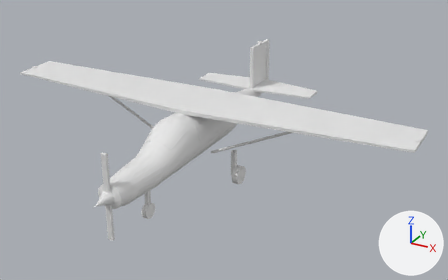
The glTF model game/Airside/Assets/StreamingAssets/Airside/Art/Models/Aircraft/mdl_parafield_trainer_v01.gltf as it was, and as the next commit left it.
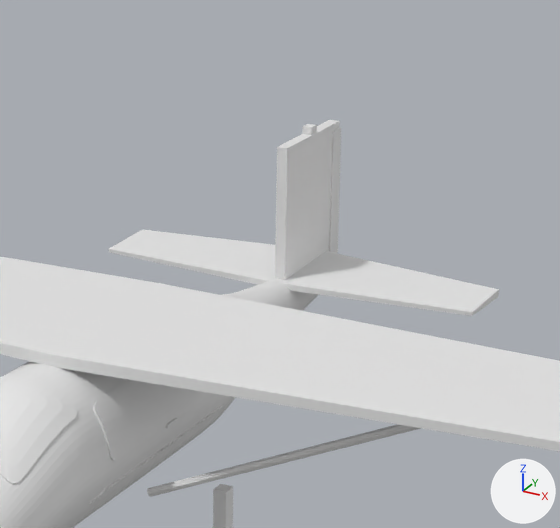
There are two pictures of each version: one whole from a camera (50 mm lens) standing at (7.64, -12.63, 7.52) and looking at (0.63, 0.12, 1.14), one close up on the part from 37% to 75% of the width and 1% to 58% of the height. The axes (+X, +Y, +Z) are drawn at lower right. The lights are the same throughout. The last two pictures show the newer version. Vertices at exactly the same position are counted once.

In view in the first close-up: 'fuselage', 'livery_accent_right', 'main_gear_right', 'rudder_accent', 'tail_fin', 'tailplane_left', 'tailplane_right', 'window_glass_right', 'windscreen_glass', 'wing_left', 'wing_right', 'wing_strut_right' and 2 more.
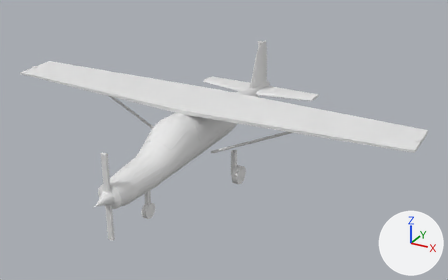
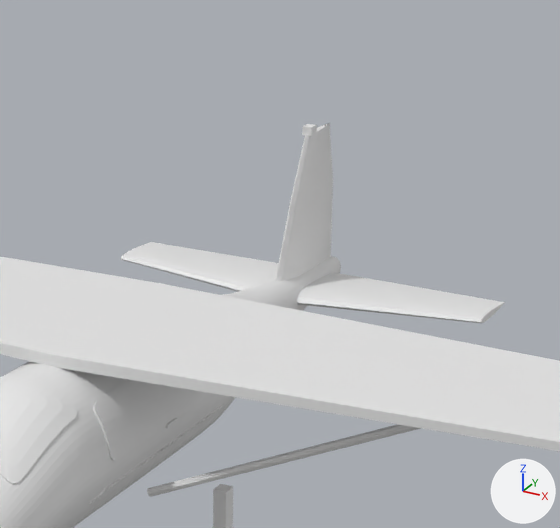
Location of each change, (x1, y1, x2, y2) in pixels of the close-ups (560 x 528 px):
'tailplane_right', reshaped (23% shorter)
    before: (282, 251, 499, 316)
    after: (297, 273, 505, 323)
'tail_fin', reshaped
    before: (275, 120, 340, 280)
    after: (274, 123, 333, 281)
'tailplane_left', reshaped
    before: (109, 230, 276, 285)
    after: (121, 242, 278, 291)

Diff of the bpy script that builds the scene:
```diff
--- a/game/Airside/Assets/StreamingAssets/Airside/Art/Models/Aircraft/mdl_parafield_trainer_v01.gltf.py
+++ b/game/Airside/Assets/StreamingAssets/Airside/Art/Models/Aircraft/mdl_parafield_trainer_v01.gltf.py
@@ me_tailplane_left @@
 # used by ob_tailplane_left; location = (0.0, 0.0, 0.0)
-me_tailplane_left.from_pydata(...)  # 8 vertices, 12 faces; spans x -1.8..0.0, y 2.82..3.77, z 1.52..1.64
+me_tailplane_left.from_pydata(...)  # 1252 vertices, 2500 faces; spans x -1.8..0.0, y 2.84..3.78, z 1.37..1.5
+# me_tailplane_left part 1: 8 vertices removed from x -1.8..0.0, y 2.82..3.77, z 1.52..1.64; 1252 vertices added at x -1.8..0.0, y 2.84..3.78, z 1.37..1.5
@@ me_tailplane_right @@
 # used by ob_tailplane_right; location = (0.0, 0.0, 0.0)
-me_tailplane_right.from_pydata(...)  # 8 vertices, 12 faces; spans x 0.0..1.8, y 2.82..3.77, z 1.52..1.64
+me_tailplane_right.from_pydata(...)  # 1252 vertices, 2500 faces; spans x 0.0..1.8, y 2.84..3.78, z 1.37..1.5
+# me_tailplane_right part 2: 8 vertices removed from x 0.0..1.8, y 2.82..3.77, z 1.52..1.64; 1252 vertices added at x 0.0..1.8, y 2.84..3.78, z 1.37..1.5
@@ me_tail_fin @@
 # used by ob_tail_fin; location = (0.0, 0.0, 0.0)
-me_tail_fin.from_pydata(...)  # 8 vertices, 12 faces; spans x -0.05..0.05, y 2.91..3.97, z 1.39..2.81
+me_tail_fin.from_pydata(...)  # 1302 vertices, 2600 faces; spans x -0.06..0.06, y 2.75..3.97, z 1.477..2.81
+# me_tail_fin part 3: 8 vertices removed from x -0.05..0.05, y 2.91..3.97, z 1.39..2.81; 1302 vertices added at x -0.06..0.06, y 2.75..3.97, z 1.477..2.81
```
